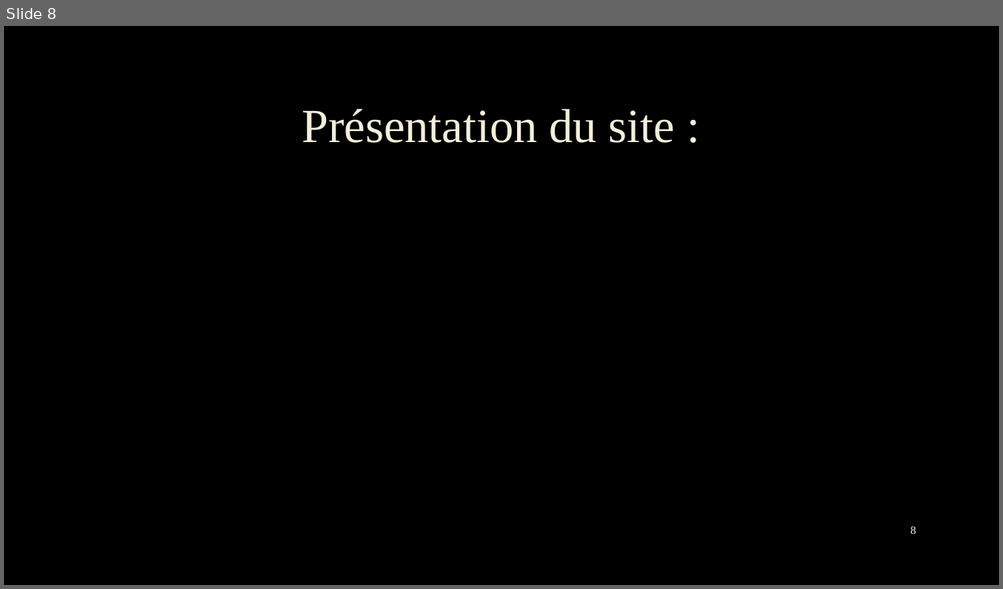
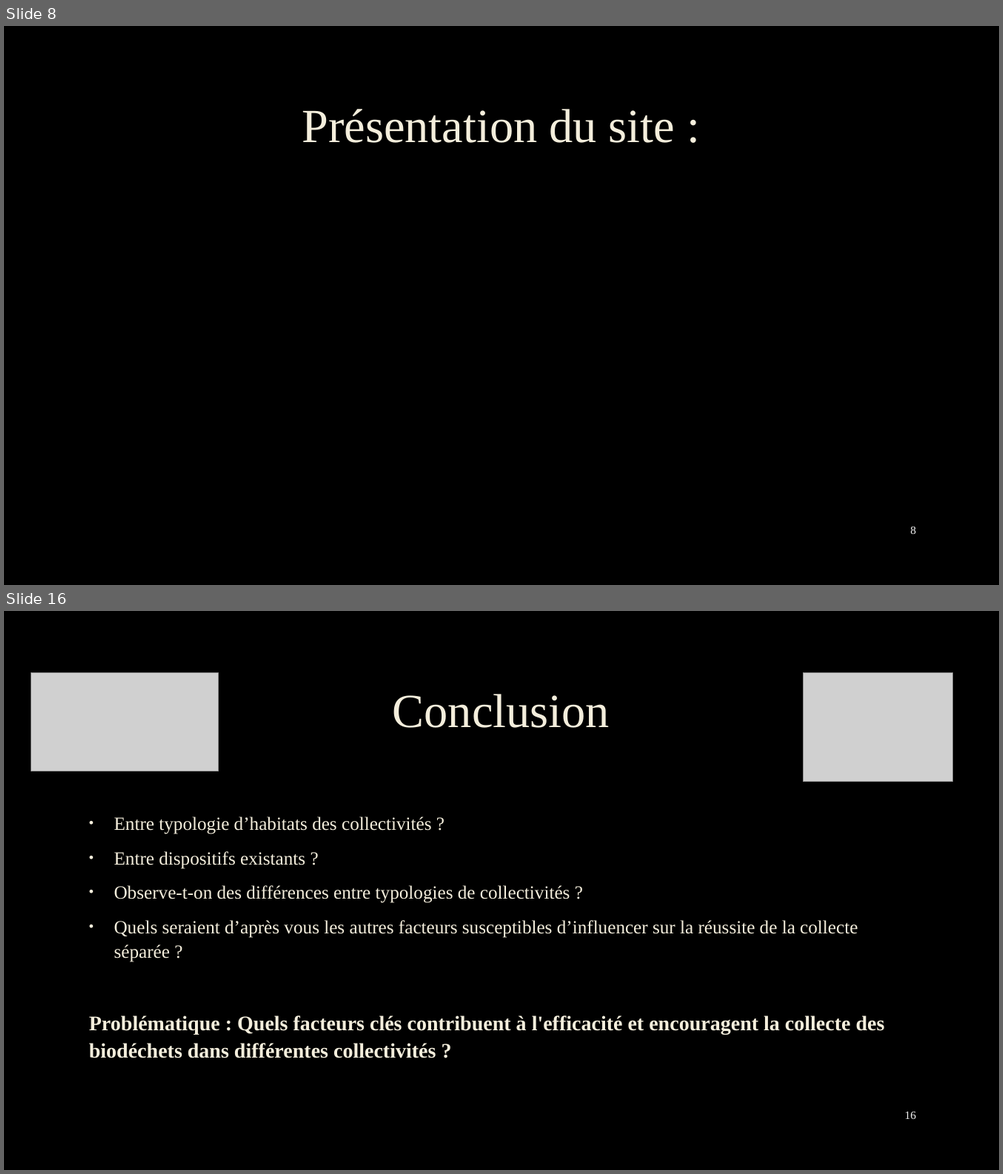
Before and after one commit to Grismonde/Maraton-du-web, a slide deck: Groupe 5.pptx. Shown one above the other, each under a label of ours: slide 8 before the commit, slides 8 and 16 after it; the slides between them are not shown. The pictures are 1003x589 and 1003x1174 pixels, drawn with LibreOffice and Linux fonts; fonts in the diff are those of the drawing; grey boxes stand for pictures; background and template pictures are left out. Boxes give left, top, right and bottom in pixels: in the first picture for what was removed or moved away, otherwise in the second. Text is boxed around its words. In the diff, an @@ line names an element or a change of style, - is before the commit and + after.

```diff
--- a/Groupe 5.pptx
+++ b/Groupe 5.pptx
@@ slide 16 added at (4,611,999,1170), background picture (left out) @@
@@ picture added at (31,673,218,772) @@
@@ picture added at (803,673,952,782) @@
@@ title added at (392,694,609,728), 46 pt, text #F4EEDC @@
+Conclusion
@@ text added at (89,817,885,1059), 18 pt, text #F4EEDC @@
+• Entre typologie d’habitats des collectivités ?
+• Entre dispositifs existants ?
+• Observe-t-on des différences entre typologies de collectivités ?
+• Quels seraient d’après vous les autres facteurs susceptibles d’influencer sur la réussite de la collecte séparée ?
+Problématique : Quels facteurs clés contribuent à l'efficacité et encouragent la collecte des biodéchets dans différentes collectivités ?
@@ page number added at (905,1112,916,1119), 11 pt, text #F2F2F2 @@
+16
```
Also in this commit, not shown: 6 slides changed, 7 other slides added, 2 slides removed.
